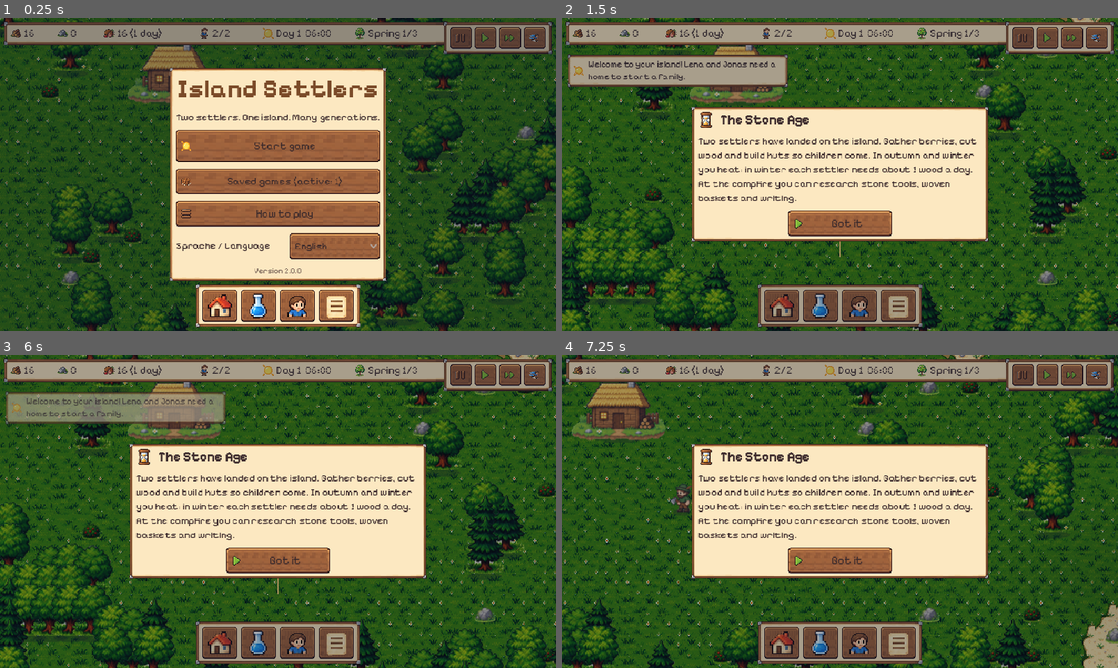
Above: before the commit, frames 1-4 (two rows, left to right).
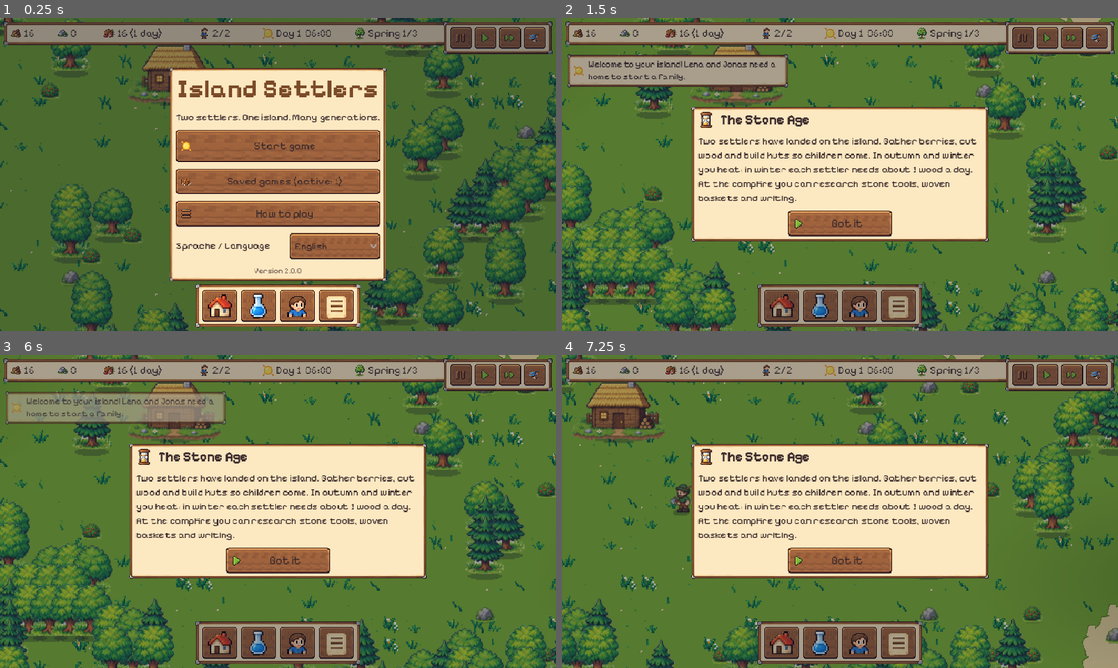
Above: after the commit, the same moments.

Repository: roderichpralle-a11y/New_World
Game: Godot game, scene res://scenes/main.tscn
Two runs of this game, one before a commit and one after it. Both use one fixed random seed, a clock stepped at 60 frames per second and the inputs below.
Inputs (mouse positions are in pixels of both pictures, inside the frame that each line leads up to):
- Up to frame 1 (0.25 s): no input
- Up to frame 2 (1.5 s): click "Start game" at 0.5 s; click (1023, 36) at 1.27 s
- Up to frame 3 (6 s): click (483, 373) at 2.02 s; click (511, 373) at 2.77 s; click (533, 373) at 3.52 s; click (222, 642) at 4.27 s; click (261, 642) at 5.02 s; click (294, 642) at 5.77 s
- Up to frame 4 (7.25 s): tap Enter at 6.5, 6.6 s; move the mouse to (962, 495) at 6.52 s; hold D from 6.53 s (still down); click (962, 495) at 6.67 s; tap Space at 6.77 s

The runs differ from the first frame. In frame 1, 58% of the frame differs, in the area x 0-100%, y 0-100%; in frame 2, 60%; in frame 3, 60%; in frame 4, 61%.

Commit message:
V2: neue Böden mit glattem Grün, verstreuten Grasbüscheln und Blumen, Schnee und Laub
Gras im Grün der Hausränder, Büschel und Blumen halb so groß und unregelmäßig verteilt,
Strand sandfarben mit einzelnen Steinen. Im Winter ein nahtloses Schneefeld über Sand und
Gras, im Herbst Laub auf dem Gras. Der Jahreszeiten-Shader dunkelt nicht mehr doppelt ab.

Co-Authored-By: Claude Opus 5.5 <noreply@anthropic.com>
Claude-Session: https://claude.ai/code/session_01AQm9zvnYFHHm6K4gRz9rXd

Diff:
--- a/assets/shaders/season.gdshader
+++ b/assets/shaders/season.gdshader
@@ -4,7 +4,8 @@
 uniform float autumn : hint_range(0.0, 1.0) = 0.0;
 
 void fragment() {
-	vec4 c = texture(TEXTURE, UV) * COLOR;
+	// COLOR enthält schon Bild mal Modulate; noch einmal mit TEXTURE malnehmen würde alles abdunkeln
+	vec4 c = COLOR;
 	vec3 rgb = c.rgb;
 	float l = dot(rgb, vec3(0.3, 0.59, 0.11));
 	float green = clamp((rgb.g - max(rgb.r, rgb.b)) * 5.0, 0.0, 1.0);
--- a/scripts/world/world.gd
+++ b/scripts/world/world.gd
@@ -45,6 +45,9 @@
 var _mat_needle: ShaderMaterial
 
 var _layers: Array = []
+# Jahreszeiten-Auflagen über Sand und Gras: Schnee im Winter, Laub im Herbst (terrain_season.png)
+var _snow_layer: TileMapLayer
+var _leaf_layer: TileMapLayer
 var _unreachable: Dictionary = {}
 var _storage_warn_time: float = -10.0
 ## Forschung braucht Schriften (Writing): angefangene Einheiten je Ware (nicht gespeichert), letzte Meldung
@@ -230,6 +233,15 @@
 	_layers[2].modulate = Color(Data.islands.get(biome, {}).get("tint", "#ffffff"))
 	_make_season_materials()
 	_layers[2].material = _mat_ground
+	var sts := _make_season_tileset()
+	_snow_layer = TileMapLayer.new()
+	_leaf_layer = TileMapLayer.new()
+	for l in [_leaf_layer, _snow_layer]:
+		l.tile_set = sts
+		l.texture_filter = CanvasItem.TEXTURE_FILTER_NEAREST
+		l.modulate.a = 0.0
+		l.visible = false
+		add_child(l)
 	ground = Node2D.new()
 	add_child(ground)
 	entities = Node2D.new()
@@ -270,8 +282,22 @@
 	for m in 16:
 		src.create_tile(Vector2i(m, 1))
 		src.create_tile(Vector2i(m, 2))
-	for v in 8:
+	for v in 16:
 		src.create_tile(Vector2i(v, 3))
+	ts.add_source(src, 0)
+	return ts
+
+
+func _make_season_tileset() -> TileSet:
+	var ts := TileSet.new()
+	ts.tile_size = Vector2i(T, T)
+	var src := TileSetAtlasSource.new()
+	src.texture = Data.hd("terrain_season")
+	src.use_texture_padding = false
+	src.texture_region_size = Vector2i(T, T)
+	for r in 9:  # Zeilen 0..7 Schnee (ein nahtloses 8x8-Feld), Zeile 8 Laub
+		for v in 8:
+			src.create_tile(Vector2i(v, r))
 	ts.add_source(src, 0)
 	return ts
 
@@ -315,12 +341,24 @@
 	else:
 		sand.erase_cell(Vector2i(x, y))
 	if mg == 15:
-		var v := Vector2i(15, 2) if h < 45 else Vector2i(4 + h % 4, 3)
+		# glattes Grün, dazwischen unregelmäßig Kacheln mit Grasbüscheln und Blumen
+		var v := Vector2i(15, 2) if h < 62 else Vector2i(4 + h % 12, 3)
 		grass.set_cell(Vector2i(x, y), 0, v)
 	elif mg > 0:
 		grass.set_cell(Vector2i(x, y), 0, Vector2i(mg, 2))
 	else:
 		grass.erase_cell(Vector2i(x, y))
+	if _snow_layer == null:
+		return
+	var h2 := (hash(Vector2i(y, x) * 7) & 0xffff) % 100
+	if ms == 15:
+		_snow_layer.set_cell(Vector2i(x, y), 0, Vector2i(posmod(x, 8), posmod(y, 8)))
+	else:
+		_snow_layer.erase_cell(Vector2i(x, y))
+	if mg == 15 and h2 >= 30:
+		_leaf_layer.set_cell(Vector2i(x, y), 0, Vector2i(h2 % 8, 8))
+	else:
+		_leaf_layer.erase_cell(Vector2i(x, y))
 
 
 ## Gelände einer Zelle ändern (Neuland hinter Deichen, Überflutung): Wegfindung und Kacheln.
@@ -1492,7 +1530,11 @@
 	# Auf Palmeninseln fällt kein Schnee
 	var snow := Seasons.snow_amount() * float(Seasons.cfg.get("snow_biomes", {}).get(biome, 1.0))
 	var autumn := Seasons.autumn_amount()
-	_mat_ground.set_shader_parameter("snow", snow * 0.85)
+	_mat_ground.set_shader_parameter("snow", snow * 0.3)
+	_snow_layer.modulate.a = clampf(snow * 2.0, 0.0, 1.0)
+	_snow_layer.visible = snow > 0.01
+	_leaf_layer.modulate.a = clampf(autumn, 0.0, 1.0) * (1.0 - clampf(snow * 2.0, 0.0, 1.0))
+	_leaf_layer.visible = _leaf_layer.modulate.a > 0.01
 	_mat_leaf.set_shader_parameter("snow", snow * 0.7)
 	_mat_leaf.set_shader_parameter("autumn", autumn)
 	_mat_needle.set_shader_parameter("snow", snow * 0.5)
Binary file changed: assets/sprites_hd/terrain.png
Binary file added: assets/sprites_hd/terrain_season.png
Not shown, added: assets/sprites_hd/terrain_season.png.import
Not shown, changed: DESIGN.md
Not shown, changed: tools/art_v2/build.py
